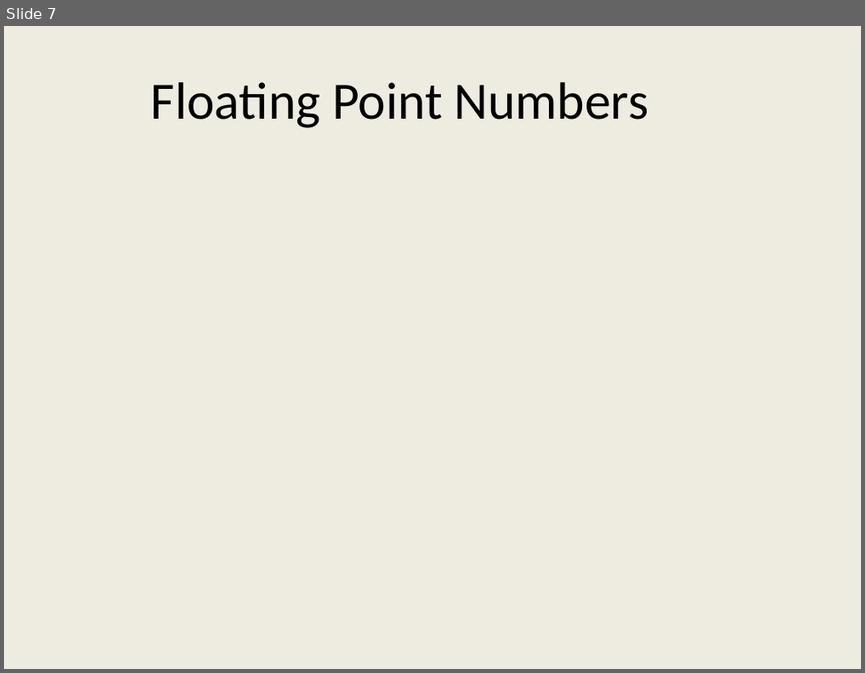
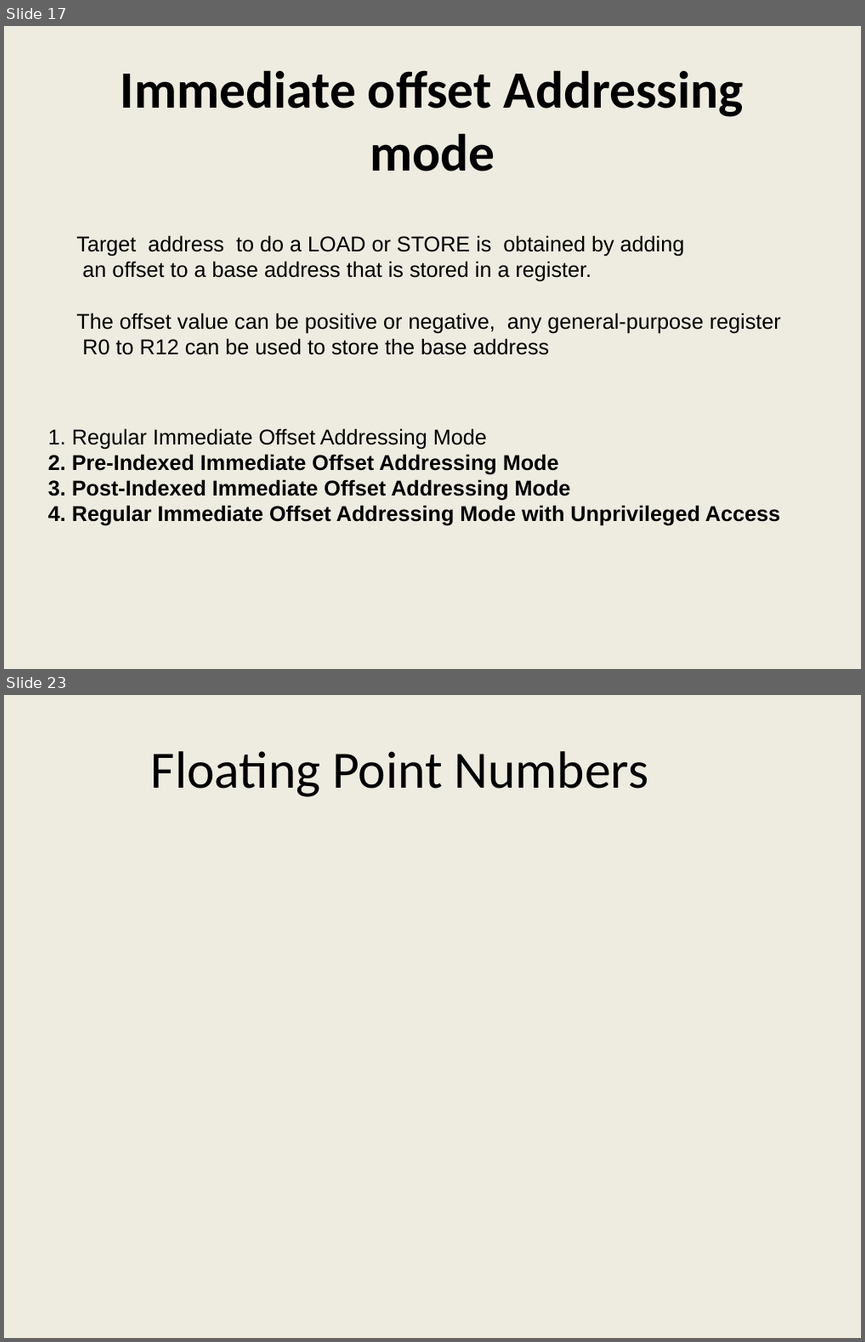
Before and after one commit to girishsukukumar/ARM-Architecture, a slide deck: Module-5.pptx. Shown one above the other, each under a label of ours: slide 7 before the commit, slides 17 and 23 after it; the slides between them are not shown. The pictures are 865x673 and 865x1342 pixels, drawn with LibreOffice and Linux fonts; fonts in the diff are those of the drawing. Boxes give left, top, right and bottom in pixels: in the first picture for what was removed or moved away, otherwise in the second. Text is boxed around its words. In the diff, an @@ line names an element or a change of style, - is before the commit and + after.

```diff
--- a/Module-5.pptx
+++ b/Module-5.pptx
@@ slide 17 added at (x1=4, y1=26, x2=861, y2=669), background #EEECE1 @@
@@ text added at (x1=120, y1=70, x2=744, y2=171), 44 pt, text #000000, bold @@
+Immediate offset Addressing mode
@@ text added at (x1=76, y1=235, x2=781, y2=355), 18 pt, text #000000 @@
+Target address to do a LOAD or STORE is obtained by adding
+an offset to a base address that is stored in a register.
+The offset value can be positive or negative, any general-purpose register
+R0 to R12 can be used to store the base address
@@ text added at (x1=48, y1=428, x2=780, y2=526), 18 pt, text #000000, bold @@
+1. Regular Immediate Offset Addressing Mode
+2. Pre-Indexed Immediate Offset Addressing Mode
+3. Post-Indexed Immediate Offset Addressing Mode
+4. Regular Immediate Offset Addressing Mode with Unprivileged Access
@@ what was slide 7 is now slide 23 @@
```
Also in this commit, not shown: 4 slides changed, 15 other slides added.
